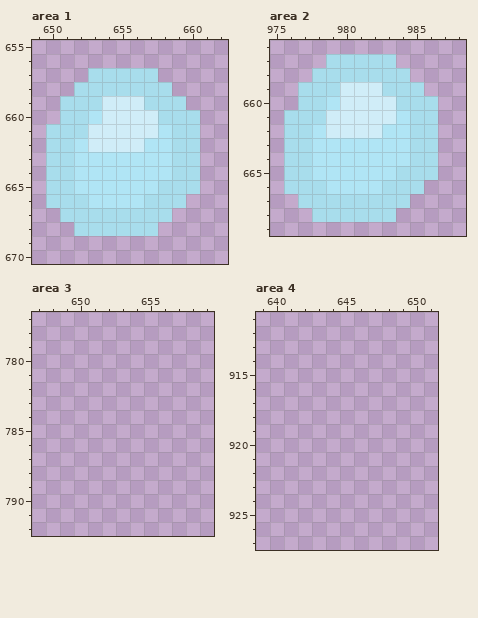
Pixel-art file, stored at gfx/misc.aseprite. Above: the version before the commit.
1024x1024 pixels, 1 frame. Colours within 5 levels of each other are drawn and written as one. Shown: area 1: x 649..662, y 655..670; area 2: x 975..988, y 656..669; area 3: x 647..659, y 777..792; area 4: x 639..651, y 911..927. The commit also changed other parts of the picture, which this record leaves out.
And afterwards:
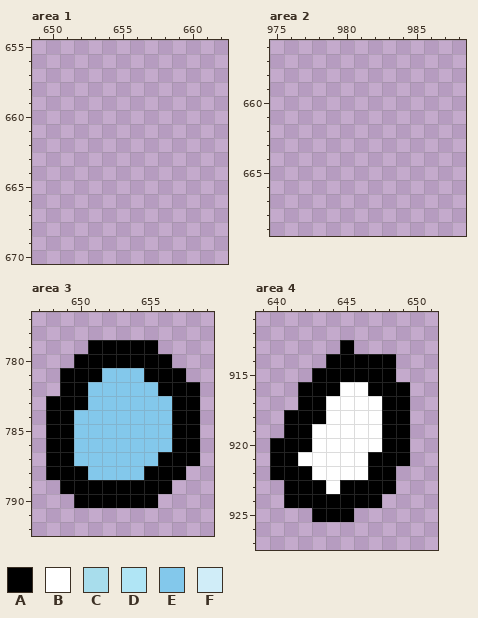
Palette (. is transparent): A #000000  B #ffffff  C #a8ddec  D #b0e5f5  E #83c8eb  F #d0edf8
The exact change:
--- area 1
@@ x 649..662 @@
 656 ..............
-657 ....CCCCC.....
-658 ...CCCCCCC....
-659 ..CCCFFFCCC...
-660 ..CCDFFFFCCC..
-661 .CCCFFFFFDCC..
-662 .CCDFFFFDDCC..
-663 .CCDDDDDDDCC..
-664 .CCDDDDDDDCC..
-665 .CCDDDDDDCCC..
-666 .CCCDDDDCCC...
-667 ..CCCCCCCC....
-668 ...CCCCCC.....
+657 ..............
+658 ..............
+659 ..............
+660 ..............
+661 ..............
+662 ..............
+663 ..............
+664 ..............
+665 ..............
+666 ..............
+667 ..............
+668 ..............
 669 ..............
--- area 2
@@ x 975..988 @@
 656 ..............
-657 ....CCCCC.....
-658 ...CCCCCCC....
-659 ..CCCFFFCCC...
-660 ..CCDFFFFCCC..
-661 .CCCFFFFFDCC..
-662 .CCDFFFFDDCC..
-663 .CCDDDDDDDCC..
-664 .CCDDDDDDDCC..
-665 .CCDDDDDDCCC..
-666 .CCCDDDDCCC...
-667 ..CCCCCCCC....
-668 ...CCCCCC.....
+657 ..............
+658 ..............
+659 ..............
+660 ..............
+661 ..............
+662 ..............
+663 ..............
+664 ..............
+665 ..............
+666 ..............
+667 ..............
+668 ..............
 669 ..............
--- area 3
@@ x 647..659 @@
 778 .............
-779 .............
-780 .............
-781 .............
-782 .............
-783 .............
-784 .............
-785 .............
-786 .............
-787 .............
-788 .............
-789 .............
-790 .............
+779 ....AAAAA....
+780 ...AAAAAAA...
+781 ..AAAEEEAAA..
+782 ..AAEEEEEAAA.
+783 .AAAEEEEEEAA.
+784 .AAEEEEEEEAA.
+785 .AAEEEEEEEAA.
+786 .AAEEEEEEEAA.
+787 .AAEEEEEEAAA.
+788 .AAAEEEEAAA..
+789 ..AAAAAAAA...
+790 ...AAAAAA....
 791 .............
--- area 4
@@ x 639..651 @@
 912 .............
-913 .............
-914 .............
-915 .............
-916 .............
-917 .............
-918 .............
-919 .............
-920 .............
-921 .............
-922 .............
-923 .............
-924 .............
-925 .............
+913 ......A......
+914 .....AAAAA...
+915 ....AAAAAA...
+916 ...AAABBAAA..
+917 ...AABBBBAA..
+918 ..AAABBBBAA..
+919 ..AABBBBBAA..
+920 .AAABBBBBAA..
+921 .AABBBBBAAA..
+922 .AAABBBBAA...
+923 ..AAABAAAA...
+924 ..AAAAAAA....
+925 ....AAA......
 926 .............
Changed places in both pictures, as pixel boxes (x1, y1, x2, y2):
erased: (46, 68, 200, 236)
erased: (284, 54, 438, 222)
added: (46, 340, 200, 508)
added: (270, 340, 410, 522)
